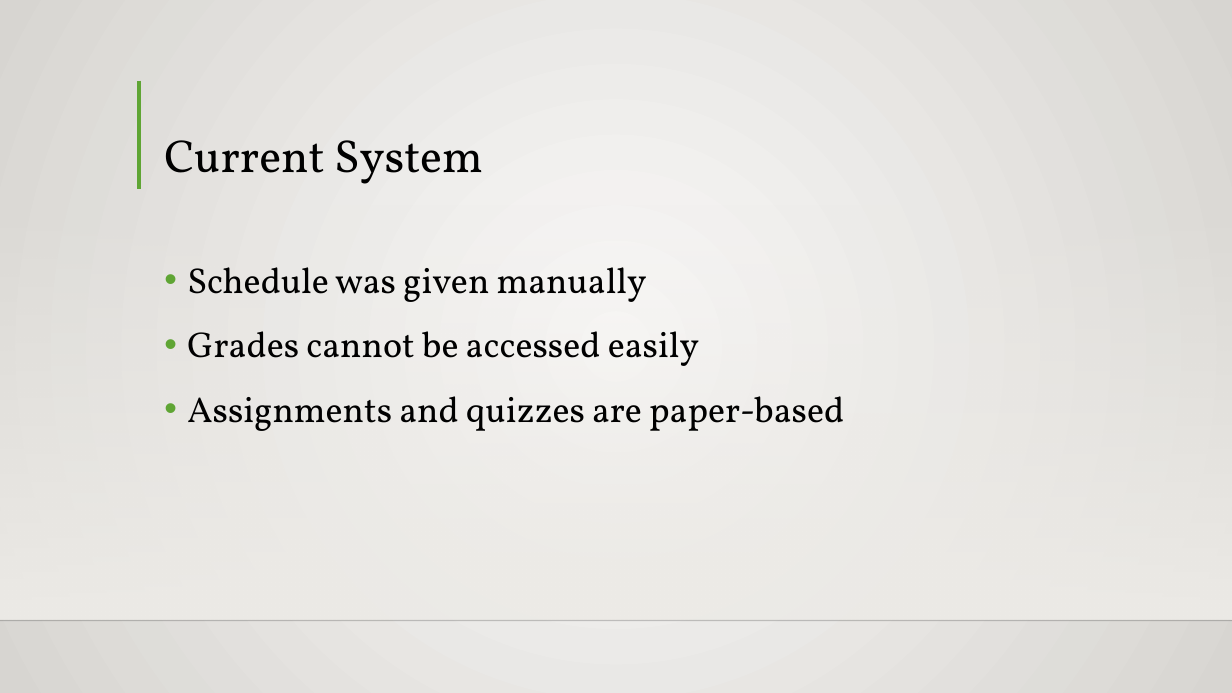
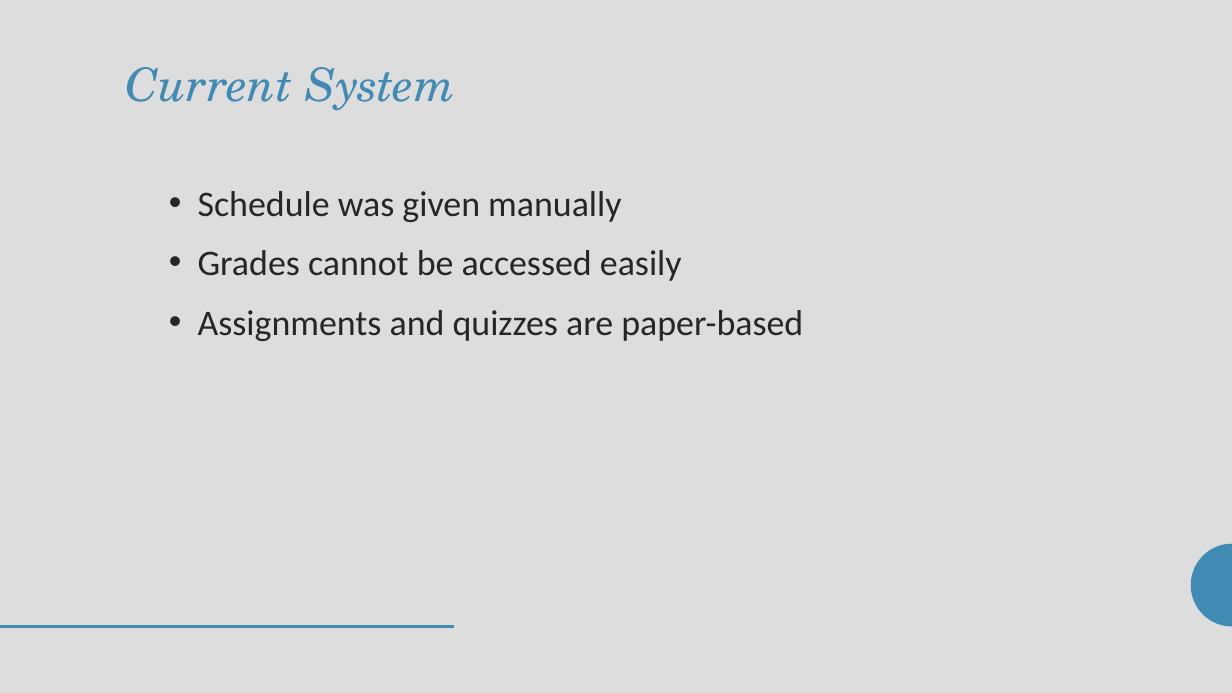
Before and after one commit to seans888/Project---LSC-2, a slide deck: slide 4 of Documentation/MCSPROJ/LSC-LMS PPT.pptx. Drawn at 1232x693 pixels with LibreOffice and Linux fonts; fonts in the diff are those of the drawing; background and template pictures are left out. Boxes give left, top, right and bottom in pixels: in the first picture for what was removed or moved away, otherwise in the second. Text is boxed around its words. In the diff, an @@ line names an element or a change of style, - is before the commit and + after.

```diff
--- a/Documentation/MCSPROJ/LSC-LMS PPT.pptx
+++ b/Documentation/MCSPROJ/LSC-LMS PPT.pptx
@@ background gradient #FAFAF9 to #D7D5D2 to #DDDDDD @@
@@ title "Current System": place and size @@
-title "Current System" at <box>164,140,483,184</box>
+title "Current System" at <box>125,67,455,111</box>
@@ title "Current System" at <box>125,67,455,111</box>: font Vollkorn to TeX Gyre Schola, text colour #000000 to #418AB3, italic on; alignment left to right; vertical alignment bottom to top @@
@@ line removed from (139, 80) to (139, 189) @@
@@ text "Schedule was given manually": place and size @@
-text "Schedule was given manually" at <box>187,267,844,431</box>
+text "Schedule was given manually" at <box>198,191,803,341</box>
@@ text "Schedule was given manually" at <box>198,191,803,341</box>: font Vollkorn to Calibri, text colour #000000 to #262626; indent changed; line spacing 1.2 to 1.12; less space between paragraphs @@
@@ rectangle removed at <box>0,203,1232,619</box> @@
@@ freeform shape added at <box>1191,543,1232,627</box>, fill #418AB3 @@
@@ line removed from (0, 621) to (1232, 621) @@
@@ line added from (0, 627) to (455, 627), #418AB3 2 pt @@
```
Also in this commit, not shown: 14 other slides changed, 6 slides added, 1 slide removed.
